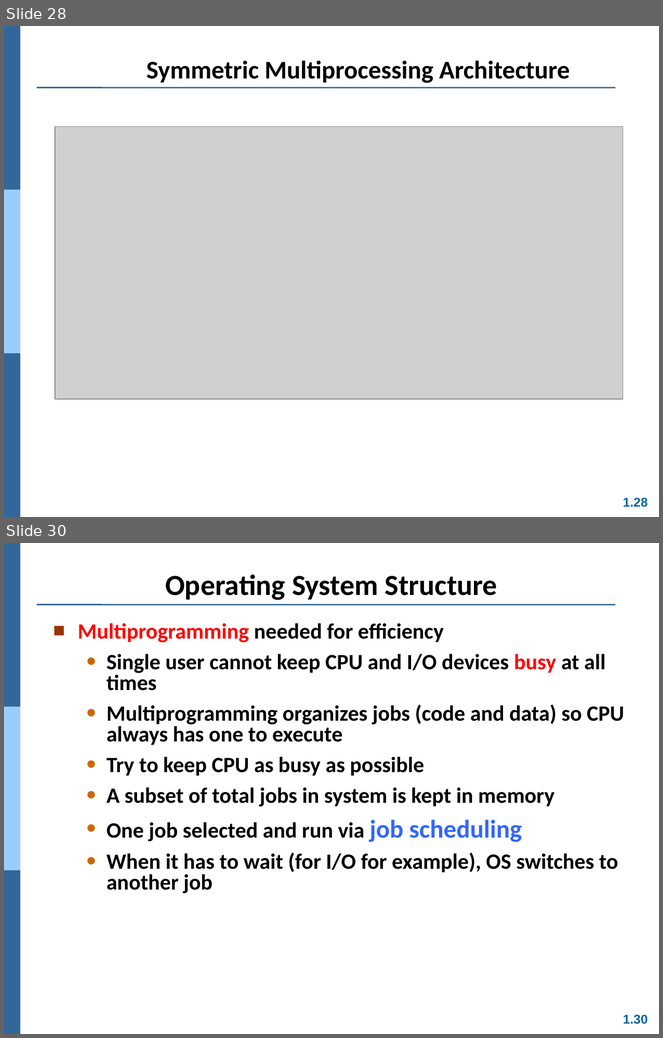
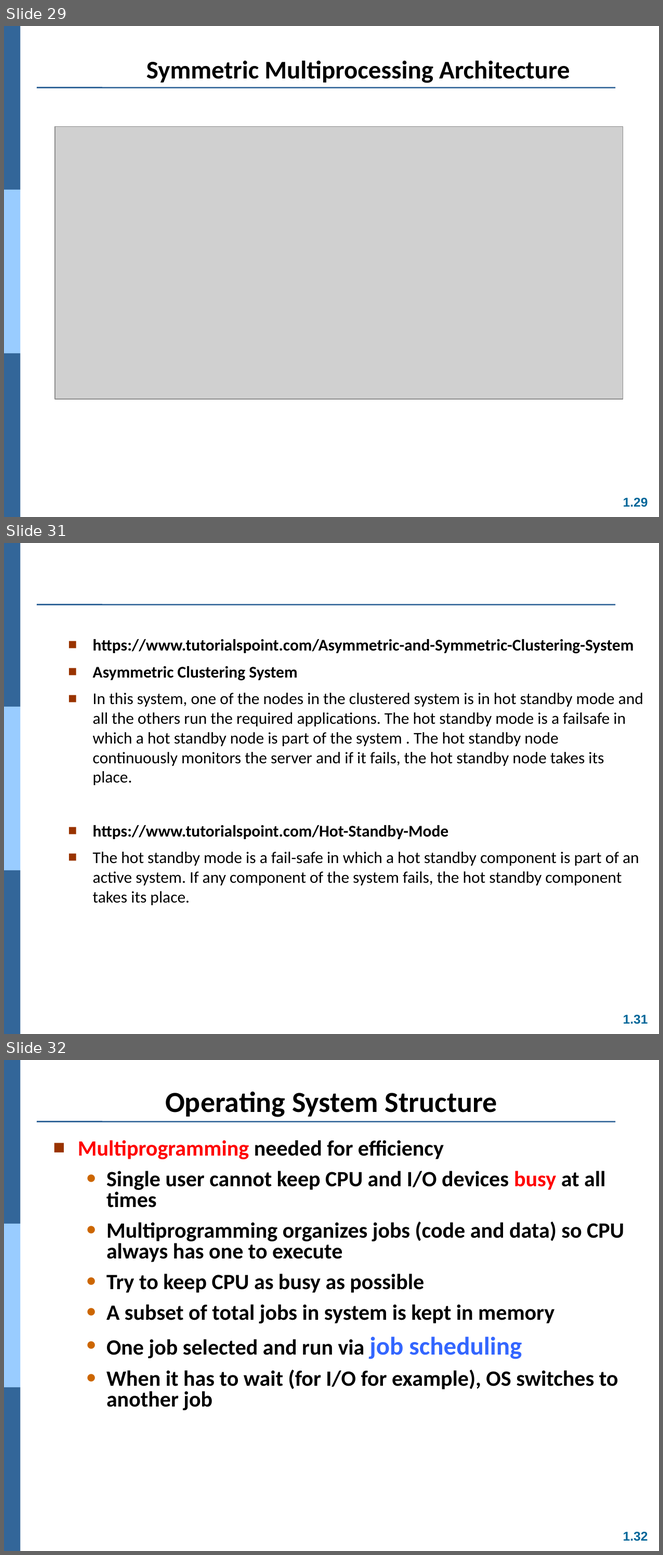
Before and after one commit to Yang09701194/OS_Learning, a slide deck: ch01.ppt. Shown one above the other, each under a label of ours: slides 28 and 30 before the commit, slides 29, 31 and 32 after it; the slides between them are not shown. The pictures are 663x1038 and 663x1555 pixels, drawn with LibreOffice and Linux fonts; fonts in the diff are those of the drawing; grey boxes stand for pictures. Boxes give left, top, right and bottom in pixels: in the first picture for what was removed or moved away, otherwise in the second. Text is boxed around its words. In the diff, an @@ line names an element or a change of style, - is before the commit and + after.

```diff
--- a/ch01.ppt
+++ b/ch01.ppt
@@ slide 31 added at (4,543,659,1034), background #FFFFFF; not listed: 5 template elements that a slide beside it also shows @@
@@ text added at (93,639,644,905), 18 pt, text #000000 @@
+■ https://www.tutorialspoint.com/Asymmetric-and-Symmetric-Clustering-System
+■ Asymmetric Clustering System
+■ In this system, one of the nodes in the clustered system is in hot standby mode and all the others run the required applications. The hot standby mode is a failsafe in which a hot standby node is part of the system . The hot standby node continuously monitors the server and if it fails, the hot standby node takes its place.
+■ https://www.tutorialspoint.com/Hot-Standby-Mode
+■ The hot standby mode is a fail-safe in which a hot standby component is part of an active system. If any component of the system fails, the hot standby component takes its place.
@@ what was slide 28 is now slide 29 @@
@@ page number at (623,498,648,508): text changed @@
-1.28
+1.29
@@ what was slide 30 is now slide 32 @@
@@ page number at (623,1532,648,1542): text changed @@
-1.30
+1.32
```
Also in this commit, not shown: 6 slides changed, 1 other slide added.
